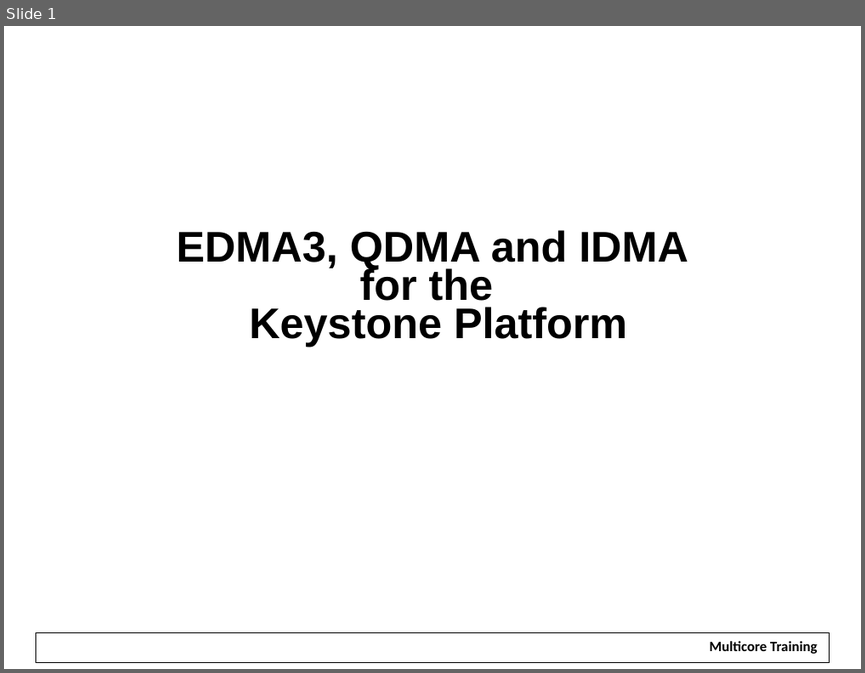
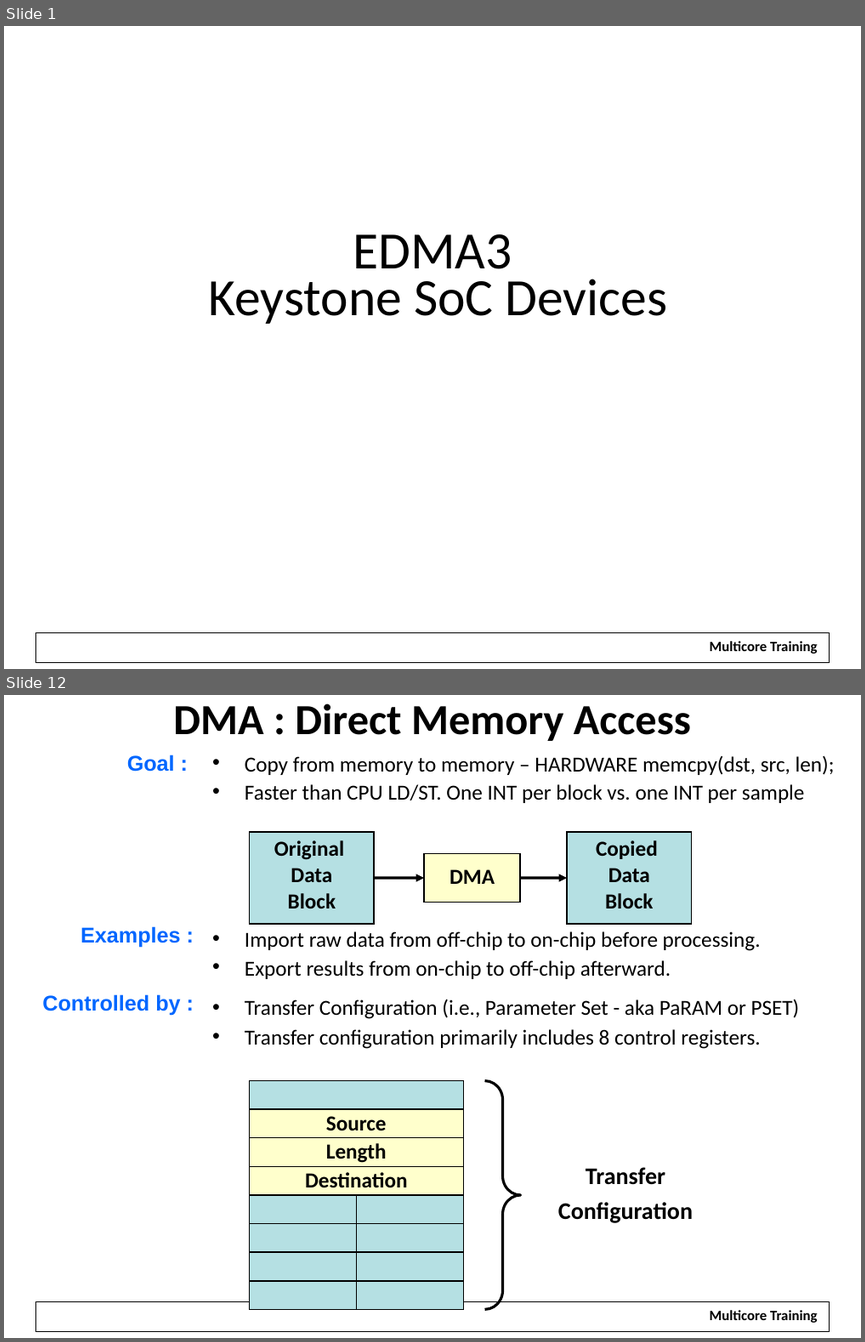
Before and after one commit to hari1989/keystone-workshop, a slide deck: slides/Intro to EDMA.pptx. Shown one above the other, each under a label of ours: slide 1 before the commit, slides 1 and 12 after it; the slides between them are not shown. The pictures are 865x673 and 865x1342 pixels, drawn with LibreOffice and Linux fonts; fonts in the diff are those of the drawing; background and template pictures are left out. Boxes give left, top, right and bottom in pixels: in the first picture for what was removed or moved away, otherwise in the second. Text is boxed around its words. In the diff, an @@ line names an element or a change of style, - is before the commit and + after.

```diff
--- a/slides/Intro to EDMA.pptx
+++ b/slides/Intro to EDMA.pptx
@@ slide 12 added at (x1=4, y1=695, x2=861, y2=1338), background #FFFFFF; not listed: 2 template elements that a slide beside it also shows @@
@@ title added at (x1=173, y1=703, x2=691, y2=741), 36 pt, text #000000, bold @@
+DMA : Direct Memory Access
@@ text added at (x1=42, y1=755, x2=181, y2=1015), 18 pt, text #0066FF, bold @@
+Goal :
+Examples :
+Controlled by :
@@ text added at (x1=245, y1=755, x2=834, y2=1049), 18 pt, text #000000 @@
+• Copy from memory to memory – HARDWARE memcpy(dst, src, len);
+• Faster than CPU LD/ST. One INT per block vs. one INT per sample
+• Import raw data from off-chip to on-chip before processing.
+• Export results from on-chip to off-chip afterward.
+• Transfer Configuration (i.e., Parameter Set - aka PaRAM or PSET)
+• Transfer configuration primarily includes 8 control registers.
@@ group added at (x1=249, y1=832, x2=691, y2=924): 3 rectangles, 2 arrows @@
+Original
+Data
+Block
+Copied
+Data
+Block
+DMA
@@ rectangle added at (x1=249, y1=1081, x2=463, y2=1109), fill #B5E0E3, outline #000000 1 pt @@
@@ right brace added at (x1=484, y1=1081, x2=521, y2=1310), outline #000000 2.25 pt @@
@@ rectangle added at (x1=249, y1=1109, x2=463, y2=1137), fill #FFFFCC, outline #000000 1 pt, 18 pt, text #000000, bold @@
+Source
@@ rectangle added at (x1=249, y1=1138, x2=356, y2=1166), fill #FFFFCC, outline #000000 1 pt, 18 pt, text #000000 @@
+BCNT
@@ rectangle added at (x1=249, y1=1138, x2=463, y2=1166), fill #FFFFCC, outline #000000 1 pt, 18 pt, text #000000, bold @@
+Length
@@ rectangle added at (x1=356, y1=1138, x2=463, y2=1166), fill #FFFFCC, outline #000000 1 pt, 18 pt, text #000000 @@
+ACNT
@@ rectangle added at (x1=249, y1=1166, x2=463, y2=1195), fill #FFFFCC, outline #000000 1 pt, 18 pt, text #000000, bold @@
+Destination
@@ text added at (x1=558, y1=1167, x2=692, y2=1223), 20 pt, text #000000, bold @@
+Transfer
+Configuration
@@ rectangle added at (x1=249, y1=1195, x2=356, y2=1223), fill #B5E0E3, outline #000000 1 pt @@
@@ rectangle added at (x1=356, y1=1195, x2=463, y2=1223), fill #B5E0E3, outline #000000 1 pt @@
@@ rectangle added at (x1=249, y1=1224, x2=356, y2=1252), fill #B5E0E3, outline #000000 1 pt @@
@@ rectangle added at (x1=356, y1=1224, x2=463, y2=1252), fill #B5E0E3, outline #000000 1 pt @@
@@ rectangle added at (x1=249, y1=1252, x2=356, y2=1280), fill #B5E0E3, outline #000000 1 pt @@
@@ rectangle added at (x1=356, y1=1252, x2=463, y2=1280), fill #B5E0E3, outline #000000 1 pt @@
@@ rectangle added at (x1=249, y1=1280, x2=356, y2=1309), fill #B5E0E3, outline #000000 1 pt @@
@@ rectangle added at (x1=356, y1=1280, x2=463, y2=1309), fill #B5E0E3, outline #000000 1 pt @@
@@ slide 1 changed as well @@
@@ title at (x1=209, y1=234, x2=668, y2=324): text changed; size 36 to 44 pt; font Arial to Calibri; bold off @@
-EDMA3, QDMA and IDMA
-for the
-Keystone Platform
+EDMA3
+Keystone SoC Devices
```
Also in this commit, not shown: 30 other slides changed, 25 other slides added, 90 slides removed.
